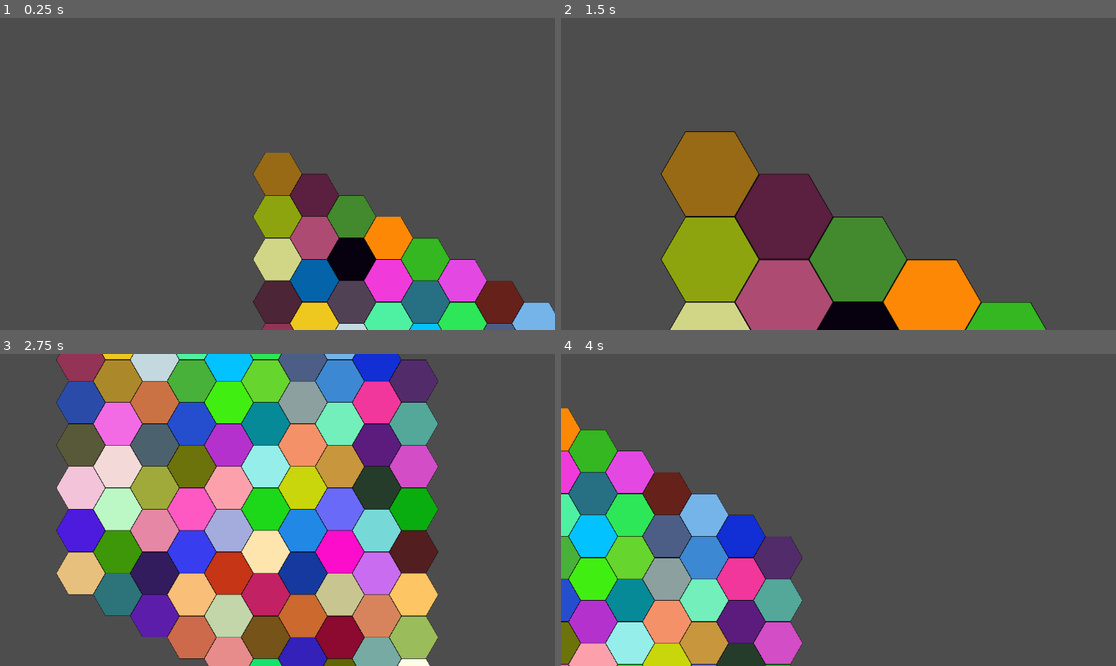
Above: before the commit, frames 1-4 (two rows, left to right).
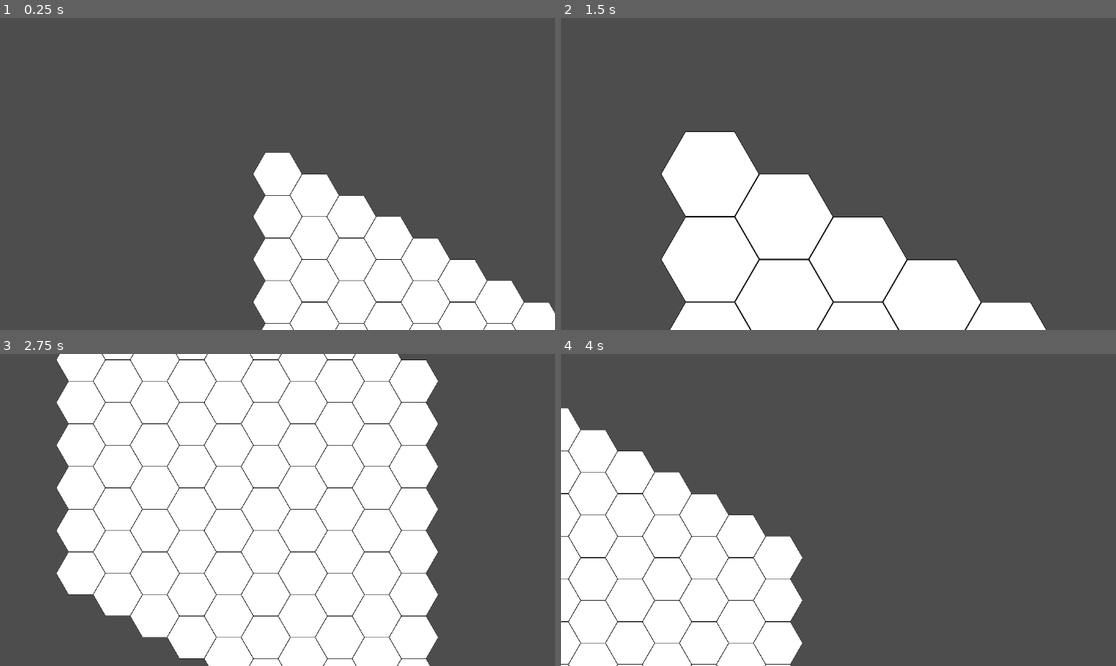
Above: after the commit, the same moments.

Repository: advance2112/Hex-Grid-Demo
Game: Godot game, scene res://main.tscn
Two runs of this game, one before a commit and one after it. Both use one fixed random seed, a clock stepped at 60 frames per second and the inputs below.
Inputs (mouse positions are in pixels of both pictures, inside the frame that each line leads up to):
- Up to frame 1 (0.25 s): no input
- Up to frame 2 (1.5 s): click (838, 174) at 0.52 s; tap Enter at 1.25 s; move the mouse to (960, 158) at 1.27 s; hold D (right) from 1.28 s (still down); tap Mouse wheel up (zoom in) at 1.35 s
- Up to frame 3 (2.75 s): move the mouse to (166, 525) at 2.02 s; release D (right) at 2.03 s; hold S (back) from 2.03 s (still down); tap Mouse wheel down (zoom out) at 2.1 s
- Up to frame 4 (4 s): move the mouse to (894, 441) at 2.77 s; release S (back) at 2.78 s; hold D (right) 2.78-3.53 s; tap Mouse wheel up (zoom in) at 2.85 s; move the mouse to (810, 572) at 3.52 s; hold W (forward) from 3.53 s (still down); tap Mouse wheel down (zoom out) at 3.6 s

The runs differ from the first frame. In frame 1, 17% of the frame differs, in the area x 45-100%, y 43-100%; in frame 2, 24%; in frame 3, 62%, in the area x 10-79%, y 0-100%; in frame 4, 25%.

Commit message:
Make hexes clickable

Diff:
--- a/tile.gd
+++ b/tile.gd
@@ -7,3 +7,4 @@
 
 func _ready() -> void:
 	icon.modulate = color
+"res://Hexagon.svg.bmp"
--- a/tile.tscn
+++ b/tile.tscn
@@ -1,10 +1,25 @@
-[gd_scene load_steps=3 format=3 uid="uid://d1fbtw407ai7q"]
+[gd_scene load_steps=5 format=3 uid="uid://d1fbtw407ai7q"]
 
 [ext_resource type="Script" uid="uid://daa1jo14i8ntb" path="res://tile.gd" id="1_n3f48"]
 [ext_resource type="Texture2D" uid="uid://c31j1prq62dm0" path="res://Hexagon.svg.png" id="2_vx4y2"]
+[ext_resource type="BitMap" uid="uid://dgmqjr28hmapl" path="res://Hexagon.svg.bmp" id="3_a2t34"]
+
+[sub_resource type="PlaceholderTexture2D" id="PlaceholderTexture2D_tfor0"]
+size = Vector2(1024, 886)
 
 [node name="Node2D" type="Node2D"]
 script = ExtResource("1_n3f48")
 
 [node name="Icon" type="Sprite2D" parent="."]
+visible = false
 texture = ExtResource("2_vx4y2")
+
+[node name="TextureButton" type="TextureButton" parent="."]
+offset_left = -512.0
+offset_top = -443.0
+offset_right = 512.0
+offset_bottom = 443.0
+pivot_offset = Vector2(512, 443)
+texture_normal = ExtResource("2_vx4y2")
+texture_hover = SubResource("PlaceholderTexture2D_tfor0")
+texture_click_mask = ExtResource("3_a2t34")
Binary file added: Hexagon.svg.bmp
Not shown, added: Hexagon.svg.bmp.import
